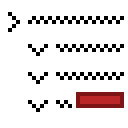
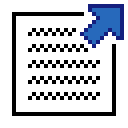
Layered file, before and after one edit (128px x 128px). Changes by layer:
added layer "Pop Out Page Symbol" in group "Symbols" over [left=76, top=4, right=124, bottom=52]
hid "Collapse All Symbol" over [left=72, top=88, right=124, bottom=112]
showed group "Backgrounds" (5 layers) over [left=8, top=4, right=124, bottom=116]
hid "Expand and Collapse Background", moved it into group "Backgrounds" over [left=8, top=8, right=124, bottom=116]
showed group "Page" (2 layers) over [left=8, top=8, right=120, bottom=116]
